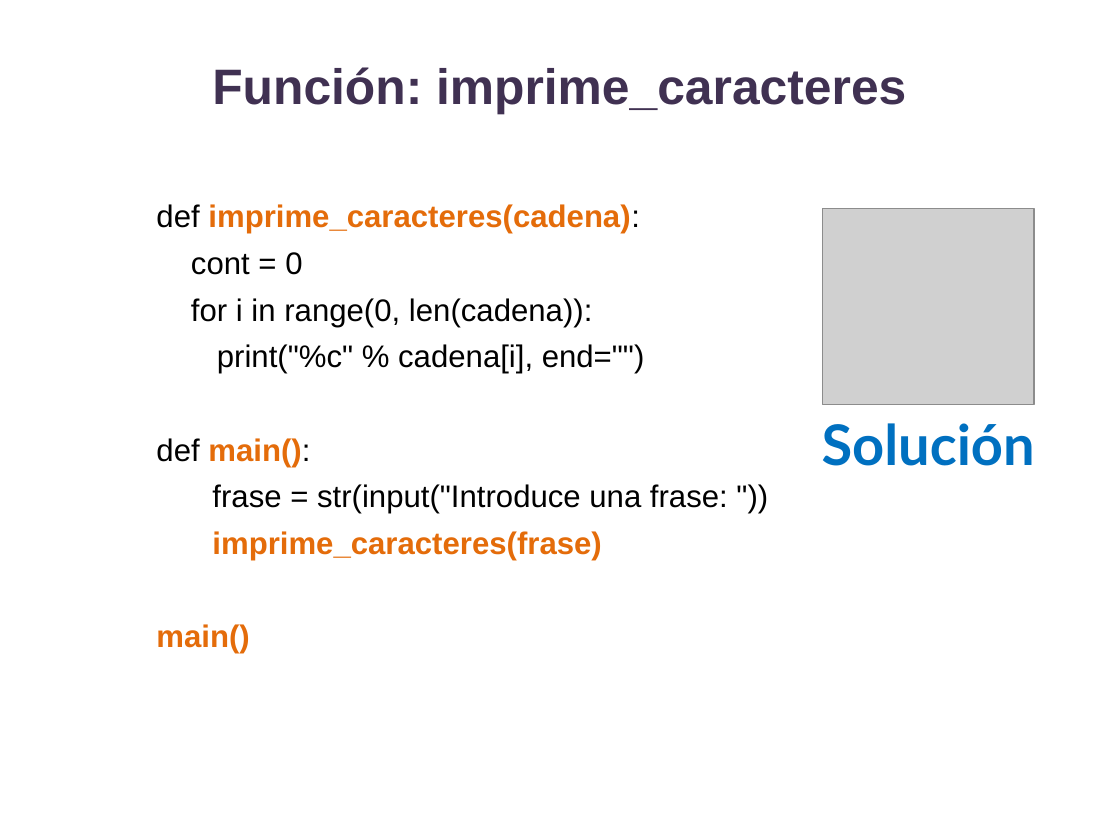
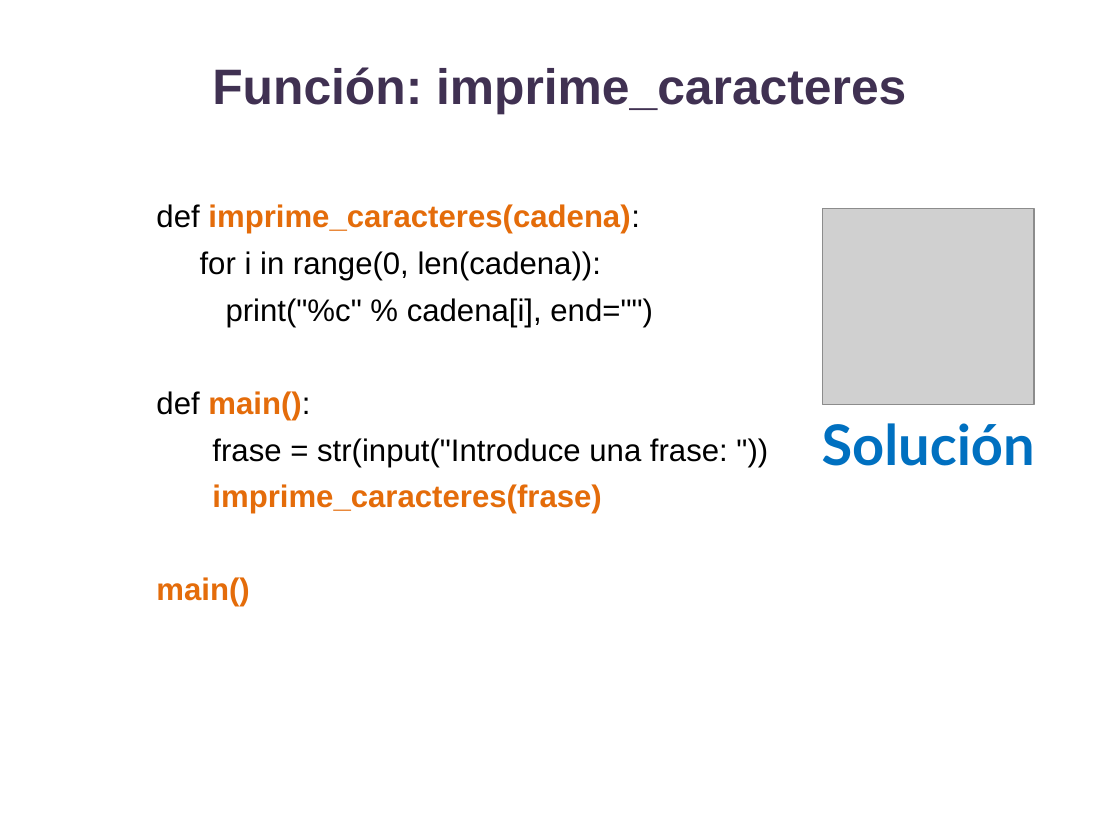
Before and after one commit to lizetheP/Analitica, a slide deck: slide 6 of Calendario2025/presentaciones/8_Strings.pptx. Drawn at 1120x840 pixels with LibreOffice and Linux fonts; fonts in the diff are those of the drawing; grey boxes stand for pictures. Boxes give left, top, right and bottom in pixels: in the first picture for what was removed or moved away, otherwise in the second. Text is boxed around its words. In the diff, an @@ line names an element or a change of style, - is before the commit and + after.

Commit message:
subir

```diff
--- a/Calendario2025/presentaciones/8_Strings.pptx
+++ b/Calendario2025/presentaciones/8_Strings.pptx
@@ text at [191, 252, 302, 275]: paragraph removed @@
-cont = 0
```
